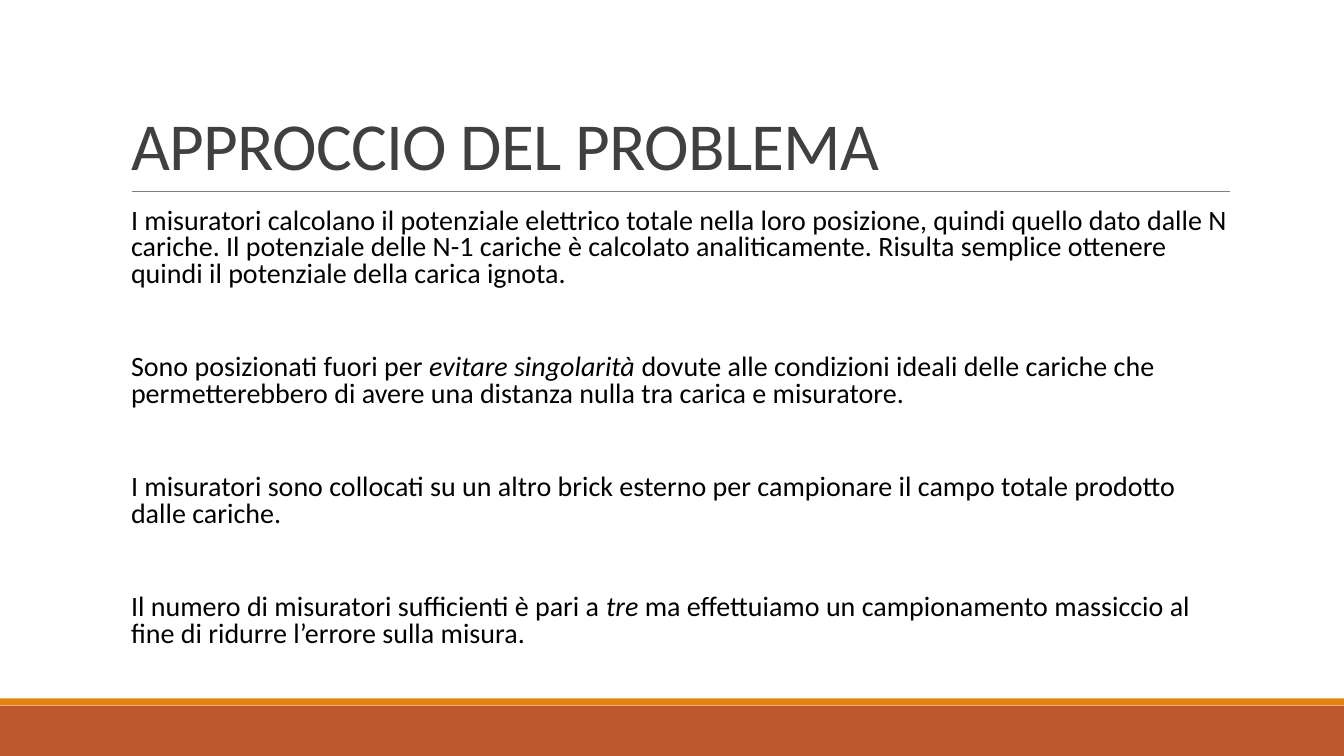
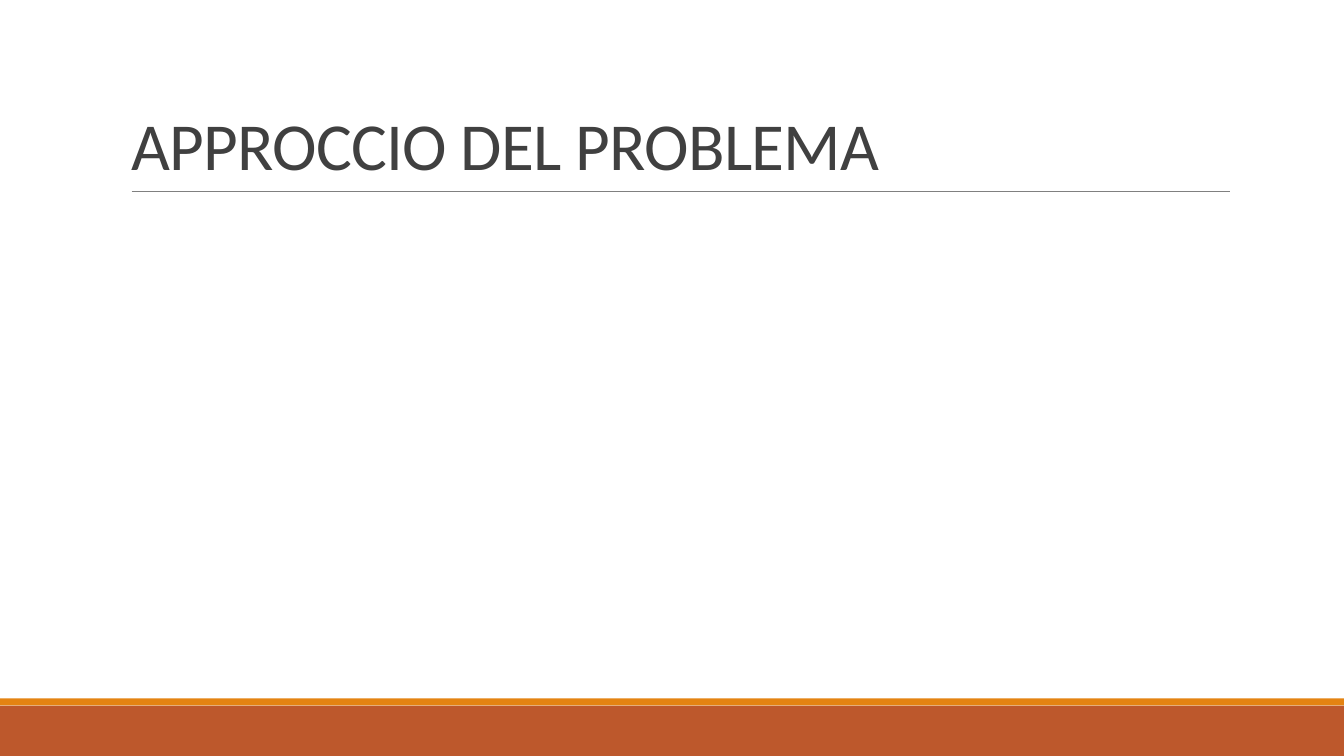
Before and after one commit to baldimario/Simplex, a slide deck: slide 4 of IDENTICAZIONE SISTEMA DI CARICHE PUNTIFORMI DA MISURE DI.pptx (slide 3 before the commit). Drawn at 1344x756 pixels with LibreOffice and Linux fonts; fonts in the diff are those of the drawing; grey boxes stand for pictures. Boxes give left, top, right and bottom in pixels: in the first picture for what was removed or moved away, otherwise in the second. Text is boxed around its words. In the diff, an @@ line names an element or a change of style, - is before the commit and + after.

```diff
--- a/IDENTICAZIONE SISTEMA DI CARICHE PUNTIFORMI DA MISURE DI.pptx
+++ b/IDENTICAZIONE SISTEMA DI CARICHE PUNTIFORMI DA MISURE DI.pptx
@@ text removed at (131,210,1226,644) @@
-  I misuratori calcolano il potenziale elettrico totale nella loro posizione, quindi quello dato dalle N cariche. Il potenziale delle N-1 cariche è calcolato analiticamente. Risulta semplice ottenere quindi il potenziale della carica ignota.
-  Sono posizionati fuori per evitare singolarità dovute alle condizioni ideali delle cariche che permetterebbero di avere una distanza nulla tra carica e misuratore.
-  I misuratori sono collocati su un altro brick esterno per campionare il campo totale prodotto dalle cariche.
-  Il numero di misuratori sufficienti è pari a tre ma effettuiamo un campionamento massiccio al fine di ridurre l’errore sulla misura.
```
Also in this commit, not shown: 3 other slides changed, 4 slides added, 3 slides removed.
